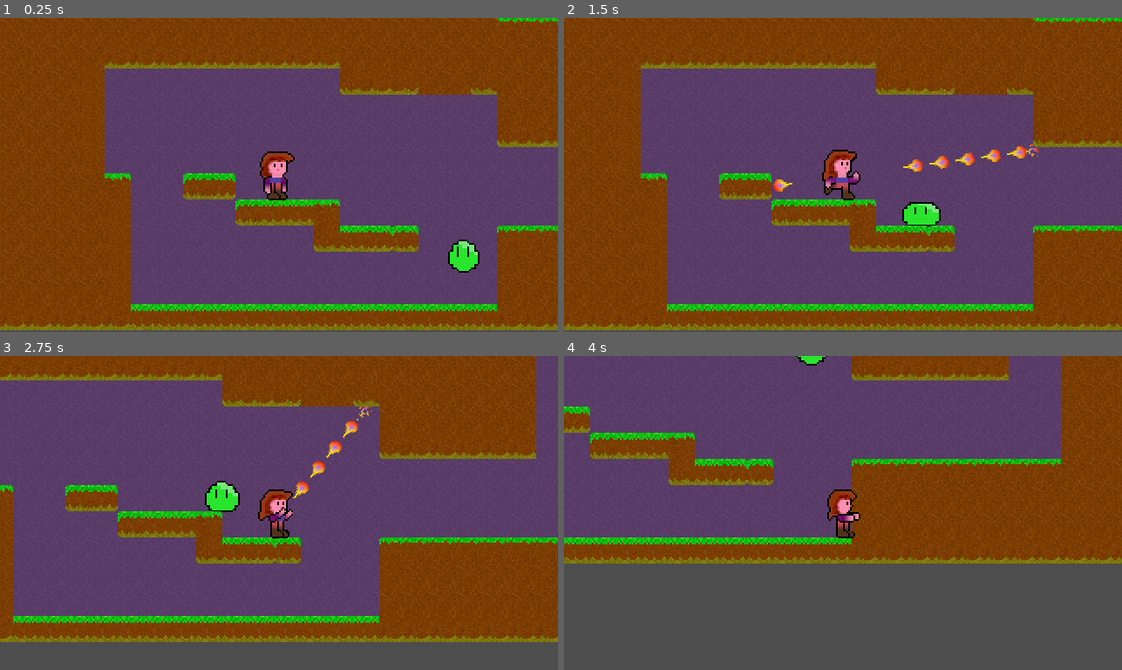
Above: before the commit, frames 1-4 (two rows, left to right).
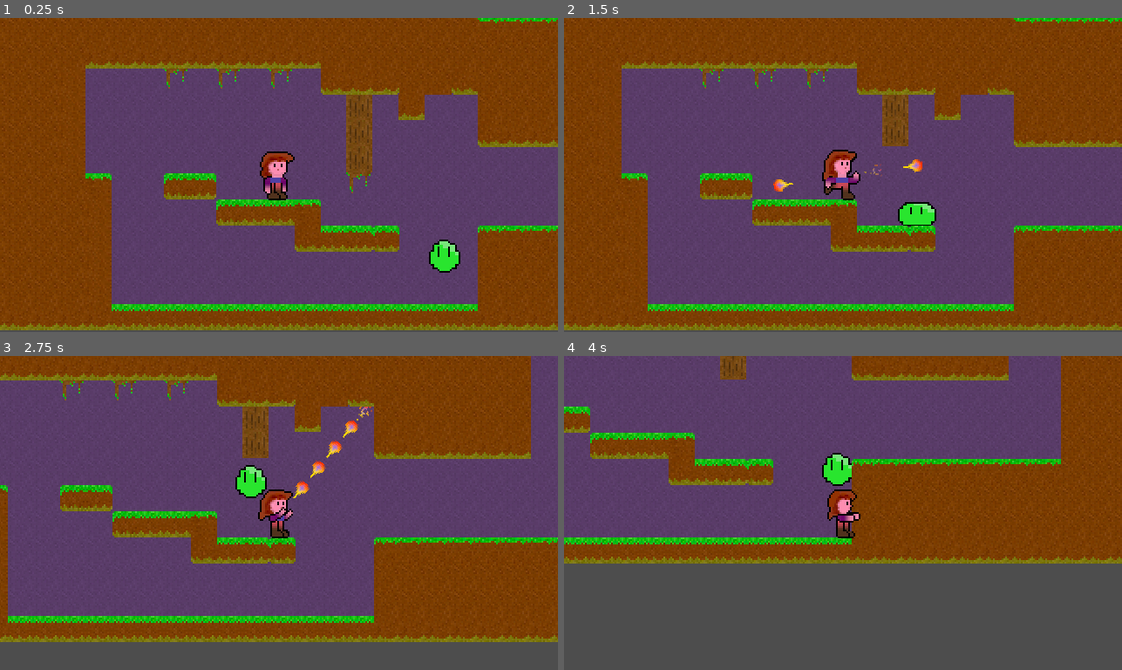
Above: after the commit, the same moments.

Repository: Teaching-myself-Godot/godot-zelia
Game: Godot game, scene res://game.tscn
The game is run twice, just before and just after one commit, with the same random seed, the same clock (stepped at 60 frames per second) and the same inputs.
Inputs (mouse positions are in pixels of both pictures, inside the frame that each line leads up to):
- Up to frame 1 (0.25 s): no input
- Up to frame 2 (1.5 s): move the mouse to (965, 159) at 0.52 s; press the mouse at (965, 159) at 0.53 s; hold D (Run right) from 0.53 s (still down); tap W (Jump) at 0.77 s; move the mouse to (731, 190) at 1.27 s; release the mouse at (731, 190) at 1.28 s; click (731, 190) at 1.35 s
- Up to frame 3 (2.75 s): tap W (Jump) at 1.52 s; move the mouse to (334, 443) at 2.02 s; release D (Run right) at 2.03 s; press the mouse at (334, 443) at 2.03 s; hold A (Run left) from 2.03 s (still down)
- Up to frame 4 (4 s): move the mouse to (815, 575) at 2.77 s; release A (Run left) at 2.78 s; release the mouse at (815, 575) at 2.78 s; hold D (Run right) from 2.78 s (still down); click (815, 575) at 2.85 s; tap W (Jump) at 3.02, 3.77 s; move the mouse to (1010, 560) at 3.52 s; press the mouse at (1010, 560) at 3.53 s

The runs differ from the first frame. In frame 1, 12% of the frame differs, in the area x 0-100%, y 0-100%; in frame 2, 11%; in frame 3, 8.0%; in frame 4, 0.9%.

Commit message:
adds breakable tiles.

Diff:
--- a/game.gd
+++ b/game.gd
@@ -1,4 +1,16 @@
 extends Node
+
+var BreakableTile = preload("res://terrains/breakable_tile.tscn")
+
+var child_tiles = []
+
+func _ready():
+	for breakable_tile in child_tiles:
+		add_child(breakable_tile)
+
+func _process(_delta):
+	if Input.is_action_just_pressed("Esc"):
+		get_tree().quit()
 
 func _on_player_cast_projectile(spell_class, direction, origin):
 	var spell = spell_class.instantiate()
@@ -6,3 +18,13 @@
 	spell.rotation = direction
 	spell.position = origin
 	spell.velocity = Vector2.from_angle(direction) * 150.0
+
+
+func _on_breakable_terrains_add_breakable_tile(position, texture, atlas_coords, hp, falls_down):
+	var breakable_tile = BreakableTile.instantiate()
+	breakable_tile.position = position
+	breakable_tile.hp = hp
+	breakable_tile.texture = texture
+	breakable_tile.atlas_coords = atlas_coords
+	breakable_tile.falls_down = falls_down
+	child_tiles.append(breakable_tile)
--- a/game.tscn
+++ b/game.tscn
@@ -15,7 +15,7 @@
 
 [node name="Player" parent="." instance=ExtResource("1_og4dl")]
 z_index = 2
-position = Vector2(220, 230)
+position = Vector2(231, 232)
 
 [node name="Slime" parent="." instance=ExtResource("4_cutr6")]
 position = Vector2(326, 244)
@@ -29,7 +29,14 @@
 layer_0/tile_data = PackedInt32Array(196604, 262144, 0, 196605, 262144, 0, 262141, 65536, 65537, 262142, 65536, 65537,  …(10128 unchanged characters)…
 
 [node name="BreakableTerrains" parent="." instance=ExtResource("6_72jxg")]
-layer_0/tile_data = PackedInt32Array(1048594, 65537, 2, 983058, 65537, 1, 917522, 65537, 1, 851986, 65537, 1, 786450, 65537, 0, 851988, 196608, 2, 786452, 196608, 1)
+layer_0/tile_data = PackedInt32Array(1048594, 65537, 2, 983058, 65537, 1, 917522, 65537, 1, 851986, 65537, 65537, 851988, 262144, 2)
 metadata/hp = 10
 
+[node name="FallingTerrains" parent="." instance=ExtResource("6_72jxg")]
+layer_0/tile_data = PackedInt32Array(786445, 65537, 2, 786443, 65537, 2, 786447, 65537, 2)
+metadata/hp = 2
+metadata/falls_down = true
+
 [connection signal="cast_projectile" from="Player" to="." method="_on_player_cast_projectile"]
+[connection signal="add_breakable_tile" from="BreakableTerrains" to="." method="_on_breakable_terrains_add_breakable_tile"]
+[connection signal="add_breakable_tile" from="FallingTerrains" to="." method="_on_breakable_terrains_add_breakable_tile"]
--- a/monsters/slime/slime.gd
+++ b/monsters/slime/slime.gd
@@ -6,7 +6,7 @@
 var gravity = ProjectSettings.get_setting("physics/2d/default_gravity")
 var movement_state : int
 var hp = 10
-var damage = 1
+var damage = 0.3
 
 func _ready():
 	movement_state = MovementState.AIRBORNE
@@ -57,7 +57,7 @@
 
 	for i in get_slide_collision_count():
 		var collider = get_slide_collision(i).get_collider()
-		if collider.name == "Player":
+		if collider and collider.name == "Player":
 			start_jump(-150)
 			collider.take_damage(damage)
 
--- a/project.godot
+++ b/project.godot
@@ -24,6 +24,8 @@
 
 window/size/viewport_width=320
 window/size/viewport_height=180
+window/size/mode=3
+window/size/initial_position_type=2
 window/stretch/mode="canvas_items"
 
 [input]
@@ -62,6 +64,12 @@
 "events": [Object(InputEventMouseButton,"resource_local_to_scene":false,"resource_name":"","device":-1,"window_id":0,"a …(258 unchanged characters)…
 ]
 }
+Esc={
+"deadzone": 0.5,
+"events": [Object(InputEventKey,"resource_local_to_scene":false,"resource_name":"","device":-1,"window_id":0,"alt_pressed":false,"shift_pressed":false,"ctrl_pressed":false,"meta_pressed":false,"pressed":false,"keycode":0,"physical_keycode":4194305,"key_label":0,"unicode":0,"echo":false,"script":null)
+, Object(InputEventJoypadButton,"resource_local_to_scene":false,"resource_name":"","device":-1,"button_index":6,"pressure":0.0,"pressed":true,"script":null)
+]
+}
 
 [physics]
 
--- a/projectiles/fireball/fireball.gd
+++ b/projectiles/fireball/fireball.gd
@@ -2,7 +2,7 @@
 
 # Initialize the fireball with zero speed (x = 0, y = 0)
 @export var velocity = Vector2.ZERO
-var damage = 1
+@export var damage = 2
 var done = false
 
 func _ready():
--- a/projectiles/fireball/fireball.tscn
+++ b/projectiles/fireball/fireball.tscn
@@ -20,7 +20,7 @@
 [node name="Fireball" type="Area2D"]
 show_behind_parent = true
 position = Vector2(-2, 0)
-collision_layer = 2
+collision_layer = 0
 collision_mask = 2
 script = ExtResource("1_gp71n")
 
--- a/terrains/breakable_terrains.gd
+++ b/terrains/breakable_terrains.gd
@@ -1,6 +1,6 @@
 extends TileMap
 
-
+signal add_breakable_tile(position: Vector2, texture : Texture2D, atlas_coords : Vector2i, hp : int, falls_down : bool)
 # Called when the node enters the scene tree for the first time.
 func _ready():
 	visible = false
@@ -8,7 +8,4 @@
 		var source_id = get_cell_source_id(0, tile)
 		var tileset_source = tile_set.get_source(source_id)
 		var tile_atlas_coords = get_cell_atlas_coords(0, tile)
-		print(tile)
-		print(tileset_source.texture)
-		print(tile_atlas_coords)
-		print(get_meta("hp"))
+		emit_signal("add_breakable_tile", tile * 15, tileset_source.texture, tile_atlas_coords, get_meta("hp"), get_meta("falls_down"))
--- a/terrains/breakable_terrains.tscn
+++ b/terrains/breakable_terrains.tscn
@@ -4,8 +4,10 @@
 [ext_resource type="Script" path="res://terrains/breakable_terrains.gd" id="2_7aejf"]
 
 [node name="BreakableTerrains" type="TileMap"]
+z_index = 3
 tile_set = ExtResource("1_xe10m")
 cell_quadrant_size = 15
 format = 2
 script = ExtResource("2_7aejf")
-metadata/hp = 0
+metadata/hp = 1
+metadata/falls_down = false
--- /dev/null
+++ b/terrains/breakable_tile.gd
@@ -0,0 +1,31 @@
+extends StaticBody2D
+
+@export var hp : int
+@export var texture : Texture2D
+@export var atlas_coords : Vector2
+@export var falls_down : bool = false
+
+var gravity       = 0
+var gravity_scale = 0
+# Called when the node enters the scene tree for the first time.
+func _ready():
+	$Sprite2D.set_texture(texture)
+	$Sprite2D.region_rect = Rect2(atlas_coords.x * 15, atlas_coords.y * 15, 15, 15)
+
+func _process(delta):
+	position.y += gravity * delta
+	gravity += gravity_scale
+
+func take_damage(dmg : int):
+	if hp <= 0:
+		if falls_down:
+			gravity_scale = 2
+		else:
+			queue_free()
+	else:
+		hp -= dmg
+
+
+func _on_visible_on_screen_notifier_2d_screen_exited():
+	if gravity > 0:
+		queue_free()
--- /dev/null
+++ b/terrains/breakable_tile.tscn
@@ -0,0 +1,27 @@
+[gd_scene load_steps=4 format=3 uid="uid://1jbyqgw67s5g"]
+
+[ext_resource type="Script" path="res://terrains/breakable_tile.gd" id="1_hx667"]
+[ext_resource type="Texture2D" uid="uid://bgbdqs1p5nm32" path="res://terrains/placeholder.png" id="1_krdfa"]
+
+[sub_resource type="RectangleShape2D" id="RectangleShape2D_076g6"]
+size = Vector2(15, 15)
+
+[node name="BreakableTile" type="StaticBody2D"]
+position = Vector2(1, 1)
+collision_layer = 3
+collision_mask = 3
+script = ExtResource("1_hx667")
+metadata/_edit_group_ = true
+
+[node name="CollisionShape2D" type="CollisionShape2D" parent="."]
+position = Vector2(7, 7)
+shape = SubResource("RectangleShape2D_076g6")
+
+[node name="Sprite2D" type="Sprite2D" parent="."]
+position = Vector2(7, 7)
+texture = ExtResource("1_krdfa")
+region_enabled = true
+
+[node name="VisibleOnScreenNotifier2D" type="VisibleOnScreenNotifier2D" parent="."]
+
+[connection signal="screen_exited" from="VisibleOnScreenNotifier2D" to="." method="_on_visible_on_screen_notifier_2d_screen_exited"]
Binary file added: terrains/placeholder.png
Not shown, added: terrains/placeholder.png.import
